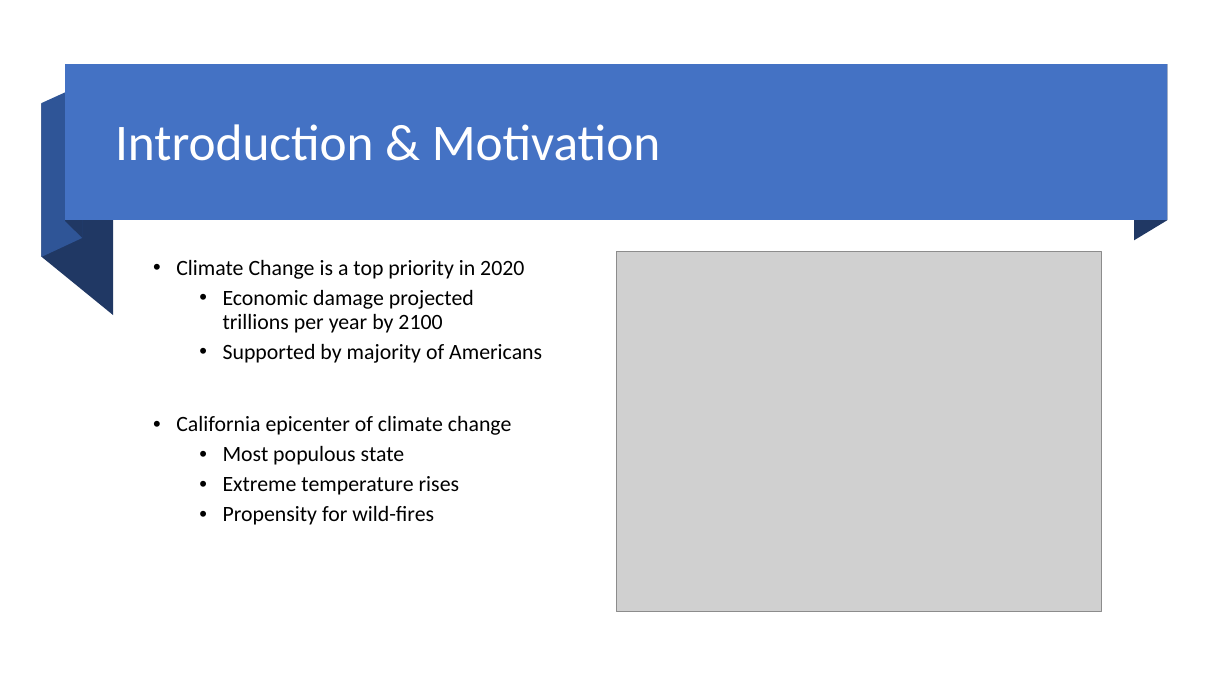
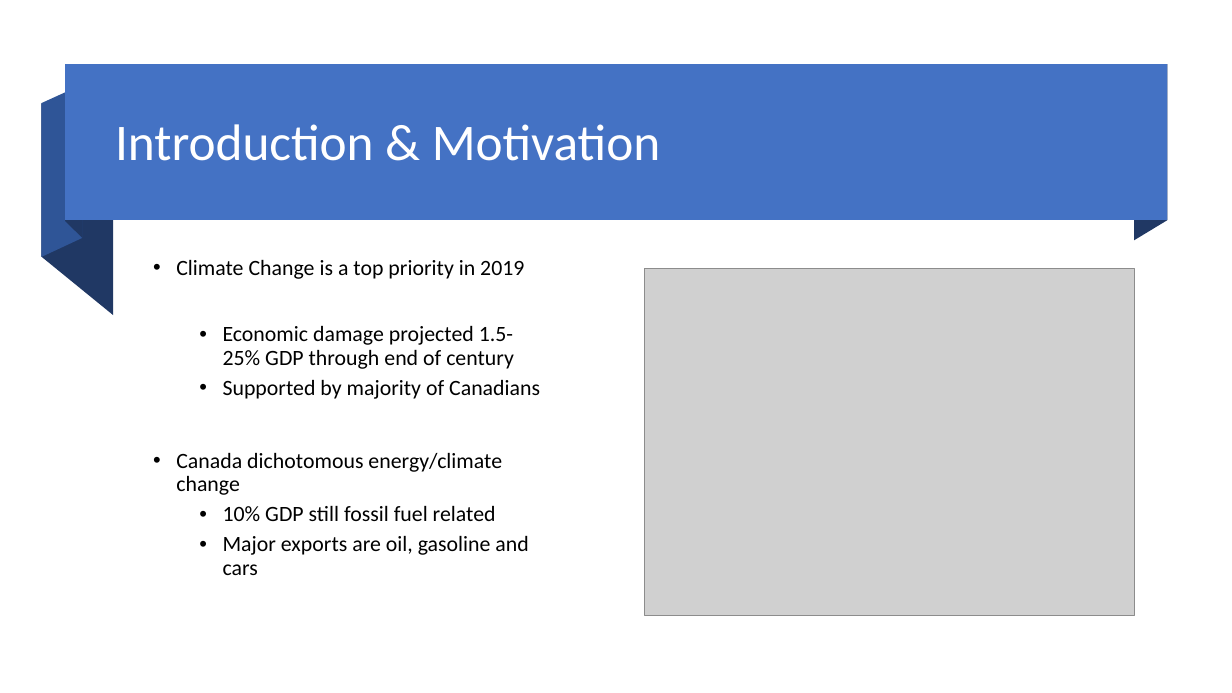
Before and after one commit to djlofland/DS621_F2020_Group3, a slide deck: slide 2 of Final Project/Group_3_FinalProject.pptx. Drawn at 1232x693 pixels with LibreOffice and Linux fonts; fonts in the diff are those of the drawing; grey boxes stand for pictures. Boxes give left, top, right and bottom in pixels: in the first picture for what was removed or moved away, otherwise in the second. Text is boxed around its words. In the diff, an @@ line names an element or a change of style, - is before the commit and + after.

```diff
--- a/Final Project/Group_3_FinalProject.pptx
+++ b/Final Project/Group_3_FinalProject.pptx
@@ text at (176, 260, 540, 575): text changed @@
-• Climate Change is a top priority in 2020
-  • Economic damage projected trillions per year by 2100
-  • Supported by majority of Americans
-• California epicenter of climate change
-  • Most populous state
-  • Extreme temperature rises
-  • Propensity for wild-fires
+• Climate Change is a top priority in 2019
+  • Economic damage projected 1.5-25% GDP through end of century
+  • Supported by majority of Canadians
+• Canada dichotomous energy/climate change
+  • 10% GDP still fossil fuel related
+  • Major exports are oil, gasoline and cars
@@ picture: place and size @@
-picture at (616, 252, 1102, 613)
+picture at (644, 269, 1134, 616)
```
Also in this commit, not shown: 3 other slides changed, 1 other file.
